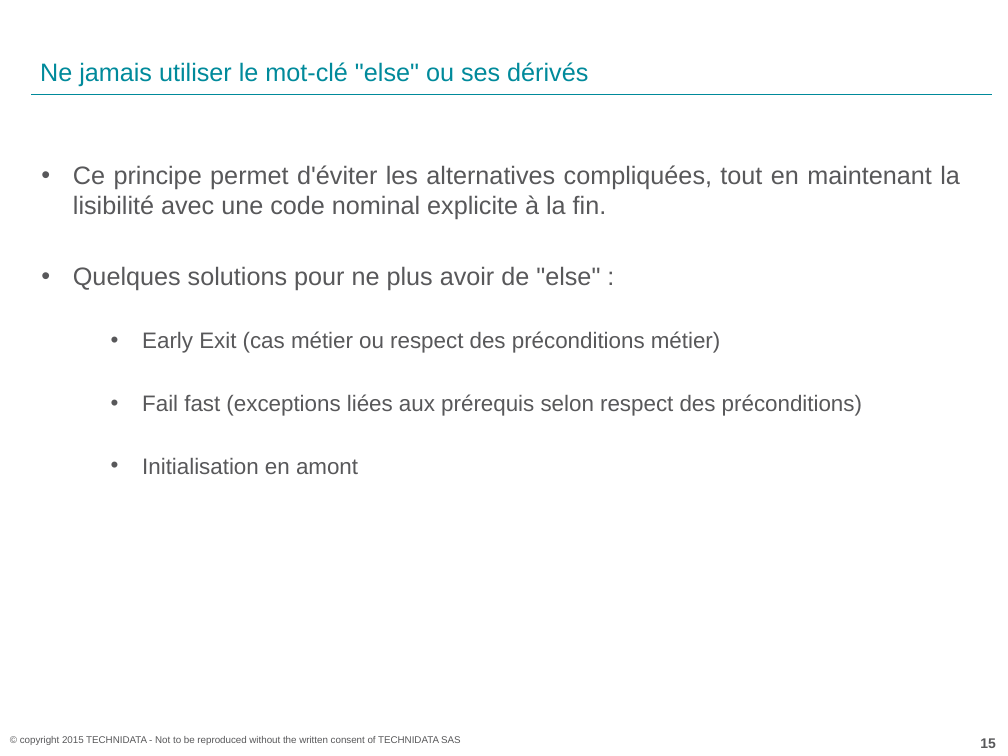
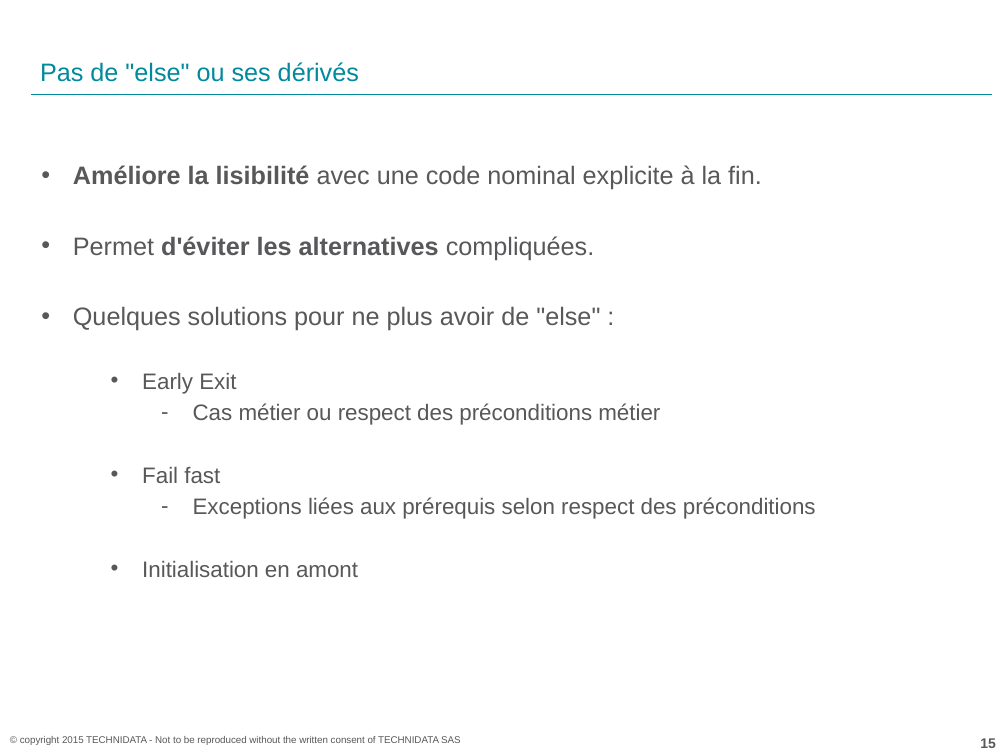
Before and after one commit to acoudene/ObjectCalisthenics, a slide deck: slide 15 of ObjectCalisthenics.pptx. Drawn at 1008x756 pixels with LibreOffice and Linux fonts; fonts in the diff are those of the drawing; background and template pictures are left out. Boxes give left, top, right and bottom in pixels: in the first picture for what was removed or moved away, otherwise in the second. Text is boxed around its words. In the diff, an @@ line names an element or a change of style, - is before the commit and + after.

```diff
--- a/ObjectCalisthenics.pptx
+++ b/ObjectCalisthenics.pptx
@@ title at <box>40,62,359,82</box>: text changed @@
-Ne jamais utiliser le mot-clé "else" ou ses dérivés
+Pas de "else" ou ses dérivés
@@ text at <box>73,165,762,260</box>: text changed @@
-• Ce principe permet d'éviter les alternatives compliquées, tout en maintenant la lisibilité avec une code nominal explicite à la fin.
+• Améliore la lisibilité avec une code nominal explicite à la fin.
+• Permet d'éviter les alternatives compliquées.
@@ text at <box>142,373,816,519</box>: text changed @@
-  • Early Exit (cas métier ou respect des préconditions métier)
-  • Fail fast (exceptions liées aux prérequis selon respect des préconditions)
+  • Early Exit
+    – Cas métier ou respect des préconditions métier
+  • Fail fast
+    – Exceptions liées aux prérequis selon respect des préconditions
```
Also in this commit, not shown: 21 other slides changed.
